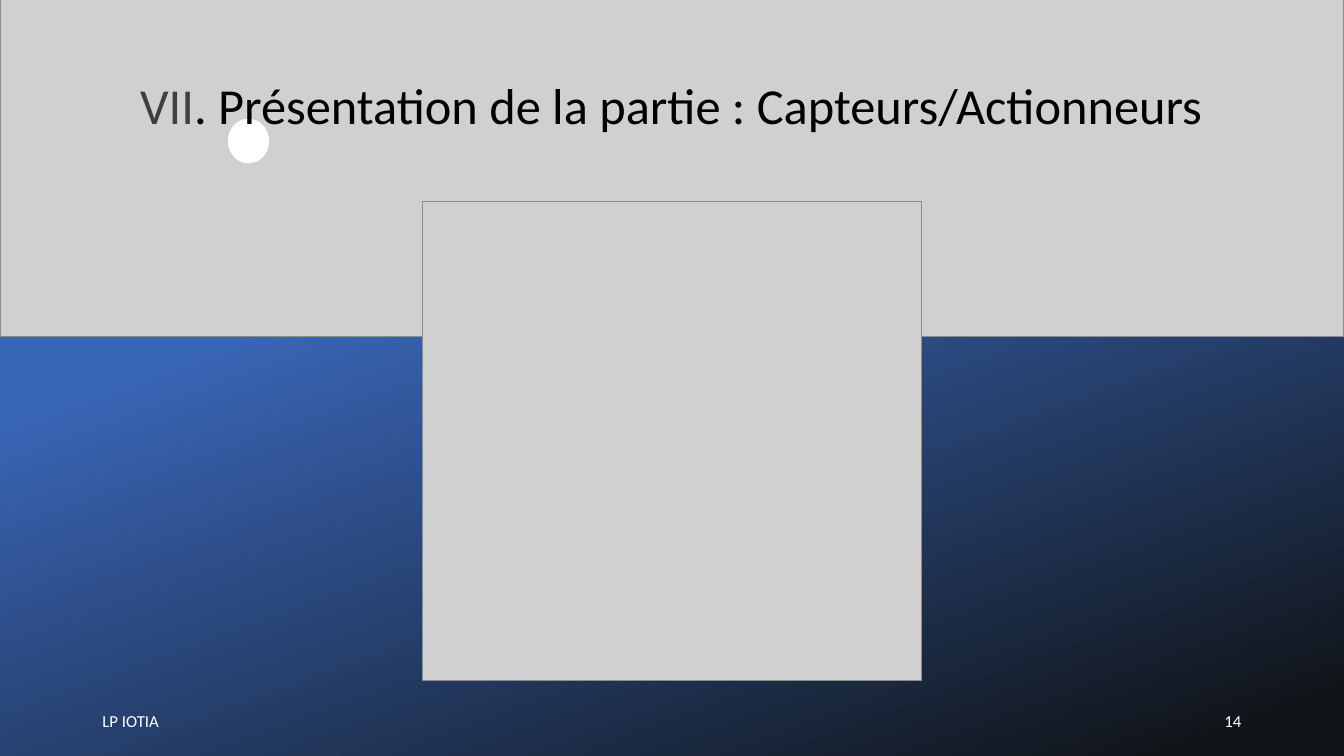
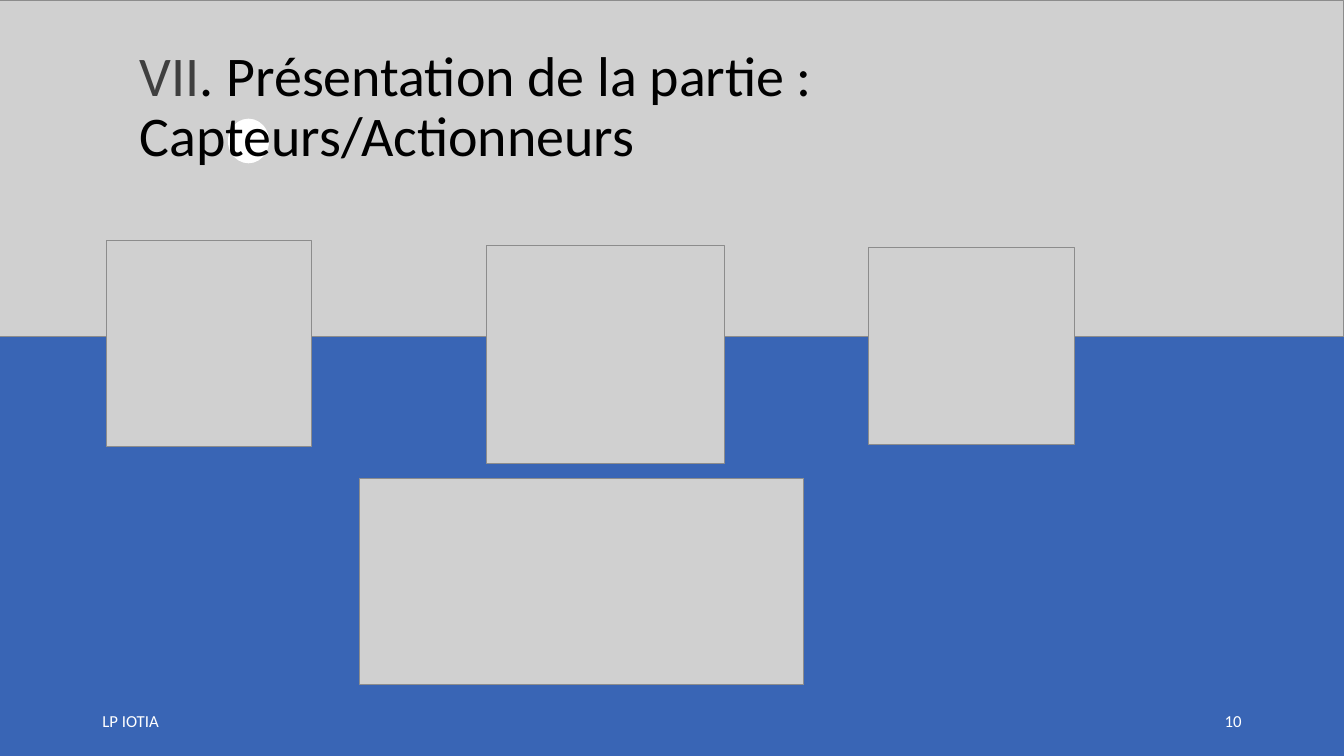
Before and after one commit to LENSAlex/ProjetIotia, a slide deck: slide 10 of Diapo_commun/PresentationCommune.pptx (slide 14 before the commit). Drawn at 1344x756 pixels with LibreOffice and Linux fonts; fonts in the diff are those of the drawing; grey boxes stand for pictures. Boxes give left, top, right and bottom in pixels: in the first picture for what was removed or moved away, otherwise in the second. Text is boxed around its words. In the diff, an @@ line names an element or a change of style, - is before the commit and + after.

Commit message:
Partie Web Service

```diff
--- a/Diapo_commun/PresentationCommune.pptx
+++ b/Diapo_commun/PresentationCommune.pptx
@@ picture at (0,0,1344,336): rotation 0 to 180 degrees @@
@@ text "VII. Présentation de la partie ..." at (140,57,785,165): size 36 to 40 pt @@
@@ rectangle at (0,150,1344,756): fill gradient #3965B5 to #11151A to #3965B5 @@
@@ picture removed at (422,202,922,682) @@
@@ picture added at (106,241,312,447) @@
@@ picture added at (487,245,725,464) @@
@@ picture added at (869,248,1075,445) @@
@@ picture added at (360,478,804,685) @@
@@ page number at (1225,716,1242,727): text changed @@
-14
+10
```
Also in this commit, not shown: 13 other slides changed, 1 slide removed.
